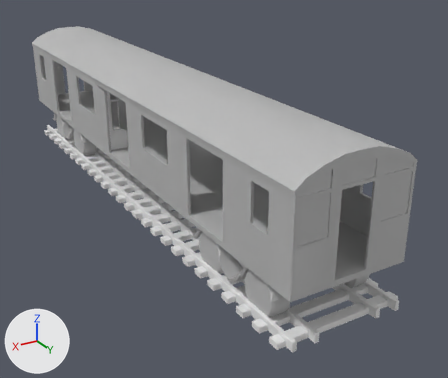
An edit to the Blender file EEG work save.blend, drawn before and after from the same camera.
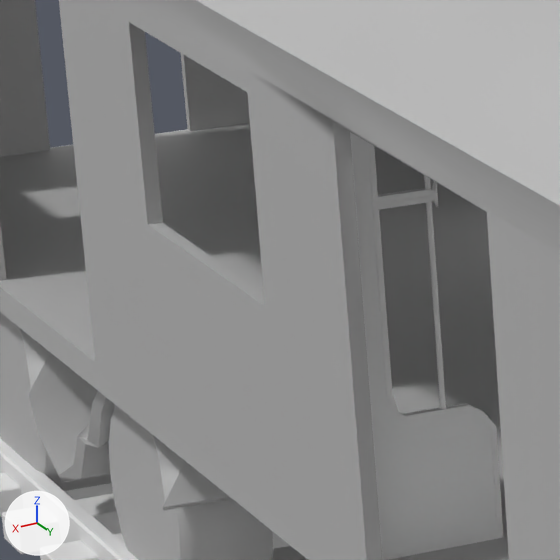
Each version is shown whole from a 50 mm camera at (0.116, 0.242, 0.117) aimed at (-0.019, 0.018, 0.005), then close up on the part from 13% to 30% of the width and 19% to 40% of the height. Lighting does not change. The marker at lower left points along +X, +Y and +Z.

Objects in the first close-up: 'Cube.001', 'SM_TracksStraight', 'SubwayCar'.
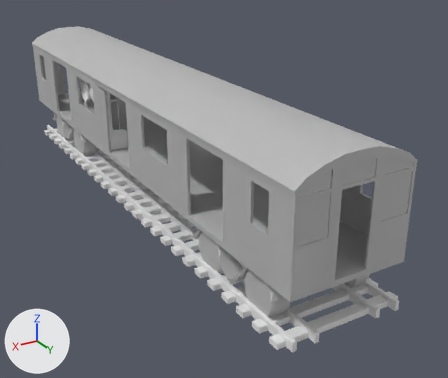
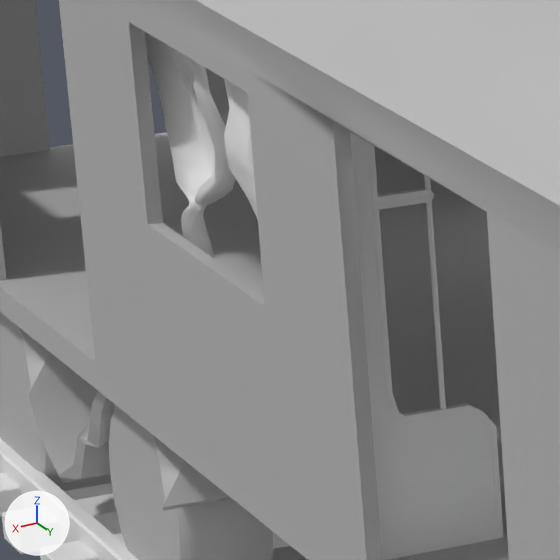
Location of each change, (x1, y1, x2, y2) in pixels of the close-ups (560 x 560 px):
'Plane.001', added: after (145, 32, 236, 259)
'Plane.002', added: after (224, 79, 258, 220)

The change, as a list of edits to the scene's bpy script:
```text
Add me_plane_002:
    me_plane_002.from_pydata(...)  # 153 vertices, 128 faces; spans x -0.99..0.51, y -0.5..0.49, z -0.17..0.09
    me_plane_002.polygons.foreach_set('use_smooth', [True] * 128)
Add me_plane_001:
    me_plane_001.from_pydata(...)  # 153 vertices, 128 faces; spans x -0.97..0.67, y -0.5..0.51, z -0.23..0.01
    me_plane_001.polygons.foreach_set('use_smooth', [True] * 128)
Add ob_plane_002:
    ob_plane_002 = bpy.data.objects.new('Plane.002', me_plane_002)
    ob_plane_002.location = (0.02107, -0.03359, 0.03508)
    ob_plane_002.rotation_euler = (0.0, 1.571, 0.0)  # degrees (0, 90, 0)
    ob_plane_002.scale = (0.0132, 0.0132, 0.0132)
Add ob_plane_001:
    ob_plane_001 = bpy.data.objects.new('Plane.001', me_plane_001)
    ob_plane_001.location = (0.02107, -0.05078, 0.03508)
    ob_plane_001.rotation_euler = (0.0, 1.571, 0.0)  # degrees (0, 90, 0)
    ob_plane_001.scale = (0.0132, 0.0132, 0.0132)
```
